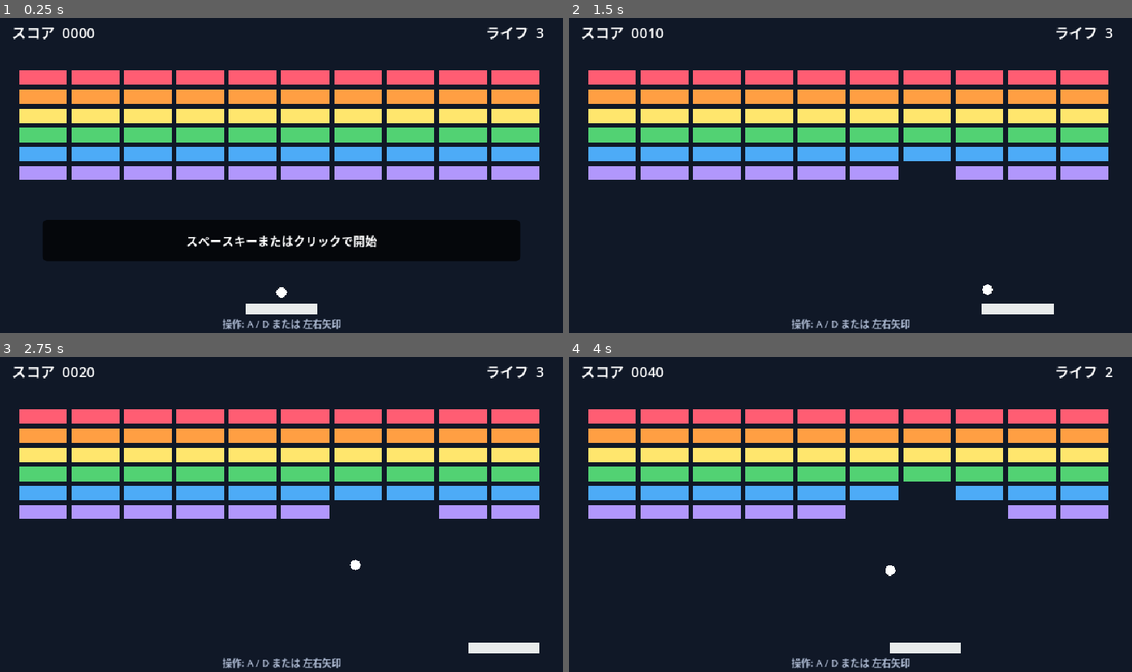
Above: before the commit, frames 1-4 (two rows, left to right).
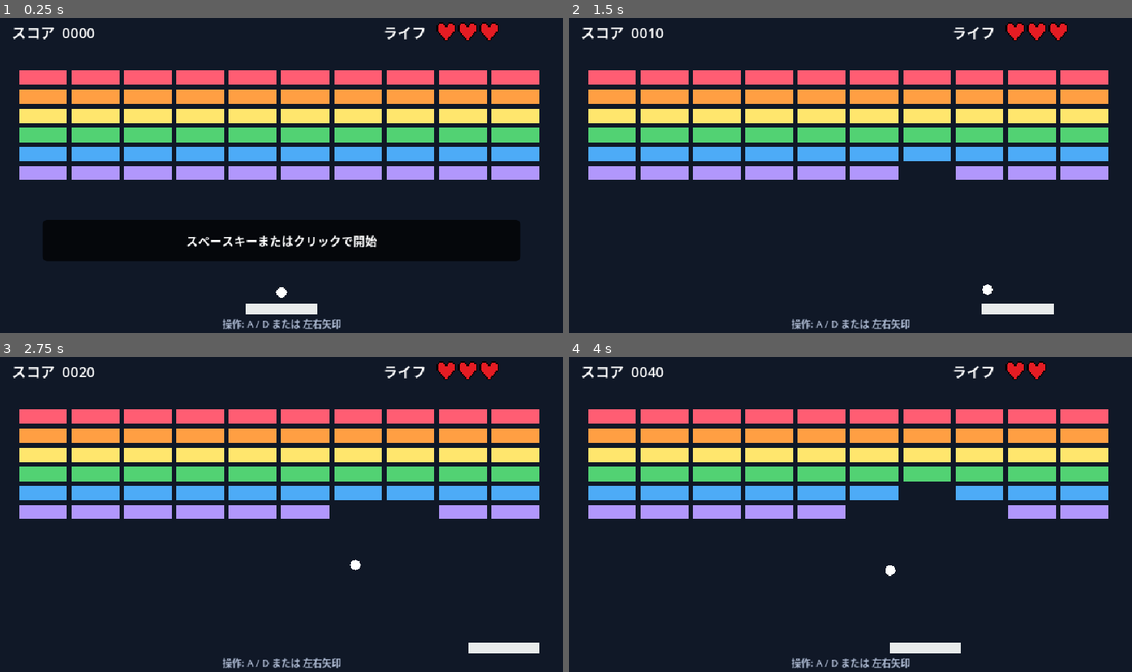
Above: after the commit, the same moments.

Repository: ittokunvim/example-godot
Game: Godot game, scene res://main.tscn
Same seed, same stepped clock (60 frames per second), same inputs: the game is played once before the commit and once after it.
Inputs (mouse positions are in pixels of both pictures, inside the frame that each line leads up to):
- Up to frame 1 (0.25 s): no input
- Up to frame 2 (1.5 s): tap Enter (ui_accept) at 0.5, 0.77 s; move the mouse to (974, 156) at 0.52 s; hold D (move_right) 0.53-1.28 s; click (974, 156) at 0.67 s; move the mouse to (737, 188) at 1.27 s; hold A (move_left) from 1.28 s (still down)
- Up to frame 3 (2.75 s): tap Enter (ui_accept) at 1.52 s; move the mouse to (337, 438) at 2.02 s; release A (move_left) at 2.03 s; hold D (move_right) from 2.03 s (still down)
- Up to frame 4 (4 s): tap Enter (ui_accept) at 2.75, 3.02, 3.77 s; move the mouse to (822, 574) at 2.77 s; click (822, 574) at 2.92 s; move the mouse to (1025, 558) at 3.52 s; release D (move_right) at 3.53 s; hold A (move_left) from 3.53 s (still down)

The runs differ from the first frame. In frame 1, 0.6% of the frame differs, in the area x 68-97%, y 1-8%; in frame 2, 0.6%; in frame 3, 0.6%; in frame 4, 0.5%.

Commit message:
Add heart.gd

Diff:
--- a/breakout/game.gd
+++ b/breakout/game.gd
@@ -8,6 +8,7 @@
 	Color("#ff5d73"), Color("#ff9f43"), Color("#ffe66d"),
 	Color("#52d273"), Color("#4dabf7"), Color("#b197fc")
 ]
+const MAX_LIVES := 3
 
 @onready var paddle: BreakoutPaddle = $Paddle
 @onready var ball: BreakoutBall = $Ball
@@ -16,9 +17,11 @@
 @onready var lives_label: Label = $UI/HUD/Lives
 @onready var overlay: PanelContainer = $UI/HUD/Overlay
 @onready var message_label: Label = $UI/HUD/Overlay/Message
+@onready var hearts_container: HBoxContainer = $UI/HUD/Hearts
 
+var _hearts: Array[BreakoutHeart] = []
+var _lives := MAX_LIVES
 var _score := 0
-var _lives := 3
 var _bricks_remaining := 0
 var _playing := false
 var _game_won := false
@@ -26,6 +29,7 @@
 
 func _ready() -> void:
 	_create_bricks()
+	_create_hearts()
 	_update_hud()
 	_show_overlay("スペースキーまたはクリックで開始")
 
@@ -53,6 +57,7 @@
 	_playing = true
 	overlay.hide()
 	_update_hud()
+	_restore_hearts()
 
 
 func _create_bricks() -> void:
@@ -92,7 +97,7 @@
 	if body != ball or not _playing:
 		return
 
-	_lives -= 1
+	_lose_life()
 	_update_hud()
 	ball.reset()
 	if _lives <= 0:
@@ -106,9 +111,34 @@
 
 func _update_hud() -> void:
 	score_label.text = "スコア  %04d" % _score
-	lives_label.text = "ライフ  %d" % _lives
 
 
 func _show_overlay(message: String) -> void:
 	message_label.text = message
 	overlay.show()
+
+
+# ハートをMAX_LIVES分だけ生成する
+func _create_hearts() -> void:
+	for heart in hearts_container.get_children():
+		heart.queue_free()
+	_hearts.clear()
+
+	for i in MAX_LIVES:
+		var heart := BreakoutHeart.new()
+		hearts_container.add_child(heart)
+		_hearts.append(heart)
+
+
+# ボールを落とした時にハートを1つ減らす
+func _lose_life() -> void:
+	_lives -= 1
+	if _lives >= 0:
+		_hearts[_lives].lose()
+
+
+# ゲーム開始・リスタート時にハートを全部戻す
+func _restore_hearts() -> void:
+	_lives = MAX_LIVES
+	for heart in _hearts:
+		heart.restore()
--- /dev/null
+++ b/breakout/heart.gd
@@ -0,0 +1,24 @@
+class_name BreakoutHeart
+extends TextureRect
+
+
+const MAX_LIVES := 3
+const HEART_TEXTURE := preload("res://assets/heart.png")
+const HEART_SIZE := Vector2(32.0, 32.0)
+
+
+# Called when the node enters the scene tree for the first time.
+func _ready() -> void:
+	self.texture = HEART_TEXTURE
+	self.custom_minimum_size = HEART_SIZE
+	self.expand_mode = TextureRect.EXPAND_IGNORE_SIZE
+	self.stretch_mode = TextureRect.STRETCH_KEEP_ASPECT_CENTERED
+
+
+# ハートを1つ失った状態にする（非表示にする）
+func lose() -> void:
+	visible = false
+
+# ゲームリスタート時にハートを表示状態へ戻す
+func restore() -> void:
+	visible = true
--- a/breakout/main.tscn
+++ b/breakout/main.tscn
@@ -109,12 +109,19 @@
 layout_mode = 0
 offset_left = 650.0
 offset_top = 18.0
-offset_right = 920.0
+offset_right = 727.0
 offset_bottom = 52.0
 theme_override_colors/font_color = Color(1, 1, 1, 1)
 theme_override_font_sizes/font_size = 24
-text = "ライフ  3"
-horizontal_alignment = 2
+text = "ライフ"
+vertical_alignment = 1
+
+[node name="Hearts" type="HBoxContainer" parent="UI/HUD" unique_id=96220857]
+layout_mode = 0
+offset_left = 740.0
+offset_top = 18.0
+offset_right = 940.0
+offset_bottom = 52.0
 
 [node name="Controls" type="Label" parent="UI/HUD" unique_id=1099034850]
 layout_mode = 0
Not shown, added: breakout/heart.gd.uid
